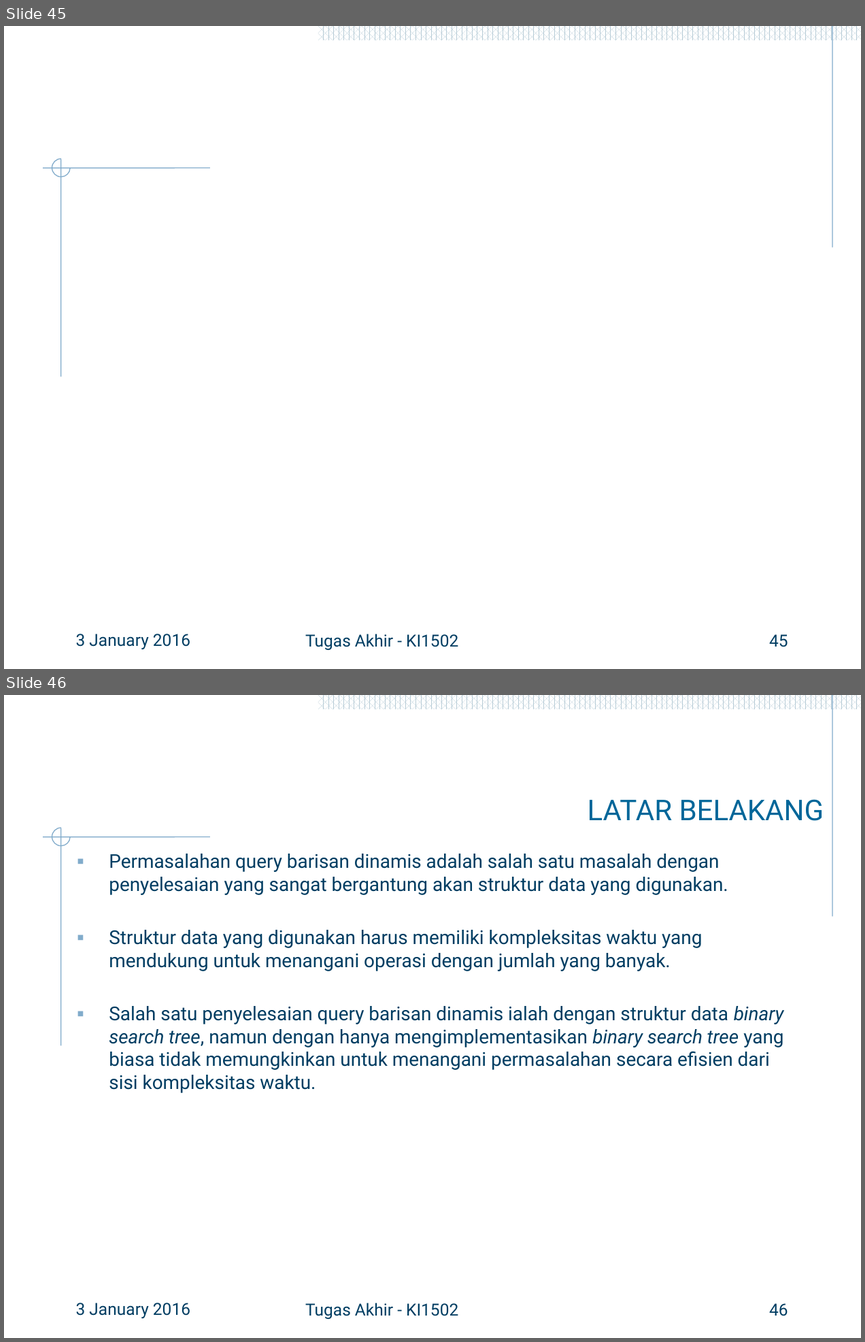
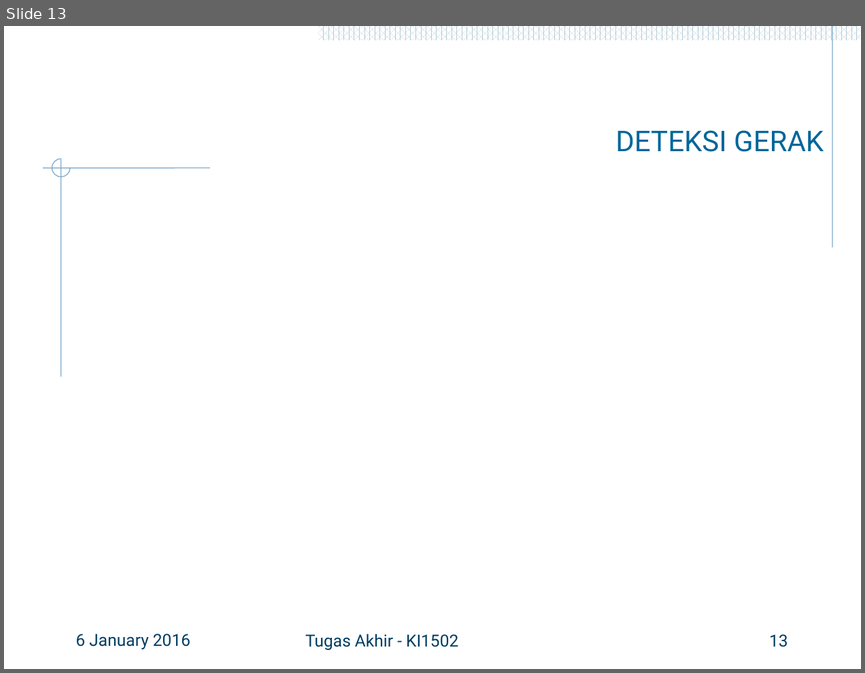
Before and after one commit to hamdimuzakkiy/bukuTA, a slide deck: 5112100091_Hamdi Ahmadi Muzakkiy.pptx. Shown one above the other, each under a label of ours: slides 45 and 46 before the commit, slide 13 after it. The pictures are 865x1342 and 865x673 pixels, drawn with LibreOffice and Linux fonts; fonts in the diff are those of the drawing; grey boxes stand for pictures; background and template pictures are left out. Boxes give left, top, right and bottom in pixels: in the first picture for what was removed or moved away, otherwise in the second. Text is boxed around its words. In the diff, an @@ line names an element or a change of style, - is before the commit and + after.

```diff
--- a/5112100091_Hamdi Ahmadi Muzakkiy.pptx
+++ b/5112100091_Hamdi Ahmadi Muzakkiy.pptx
@@ slide 46 removed at [4,695,861,1338], background #FFFFFF; not listed: 56 template elements that a slide beside it also shows @@
@@ title removed at [587,799,824,821] @@
-LATAR BELAKANG
@@ text removed at [109,853,784,1093] @@
-▪ Permasalahan query barisan dinamis adalah salah satu masalah dengan penyelesaian yang sangat bergantung akan struktur data yang digunakan.
-▪ Struktur data yang digunakan harus memiliki kompleksitas waktu yang mendukung untuk menangani operasi dengan jumlah yang banyak.
-▪ Salah satu penyelesaian query barisan dinamis ialah dengan struktur data binary search tree, namun dengan hanya mengimplementasikan binary search tree yang biasa tidak memungkinkan untuk menangani permasalahan secara efisien dari sisi kompleksitas waktu.
@@ text removed at [76,1302,190,1319] @@
-3 January 2016
@@ text removed at [305,1302,458,1319] @@
-Tugas Akhir - KI1502
@@ page number removed at [769,1303,788,1316] @@
-46
@@ what was slide 45 is now slide 13 @@
@@ slide 13 changed as well @@
@@ title added at [615,130,823,152], 24 pt, text #006699 @@
+DETEKSI GERAK
@@ text at [76,633,190,650]: text changed @@
-3 January 2016
+6 January 2016
@@ page number at [769,634,788,647]: text changed @@
-45
+13
```
Also in this commit, not shown: 9 other slides changed, 3 slides added, 36 other slides removed, 14 other files.
